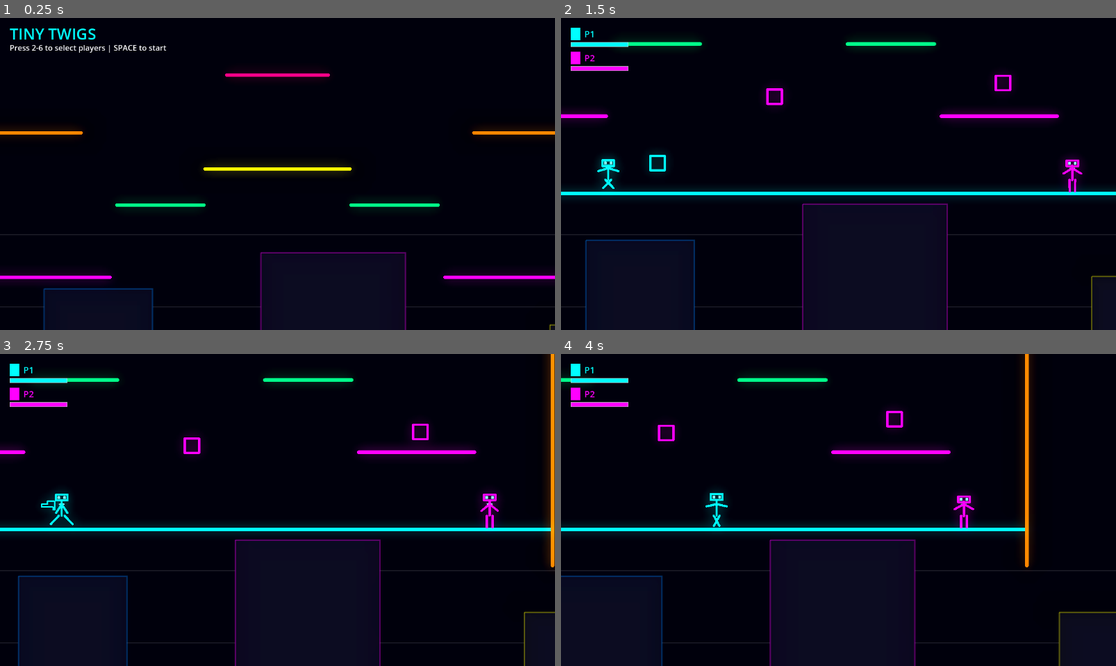
Above: before the commit, frames 1-4 (two rows, left to right).
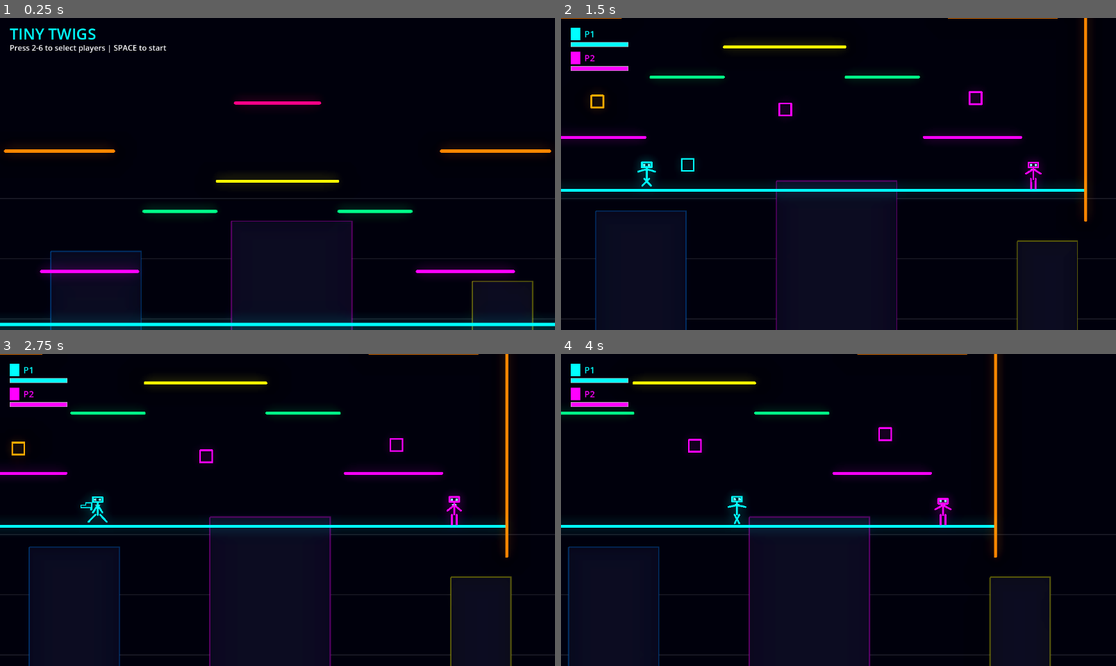
Above: after the commit, the same moments.

Repository: AbstractMelon/tiny-twigs
Game: Godot game, scene res://scenes/main/main.tscn
Same seed, same stepped clock (60 frames per second), same inputs: the game is played once before the commit and once after it.
Inputs:
- Up to frame 1 (0.25 s): no input
- Up to frame 2 (1.5 s): tap Enter at 0.5 s; hold D from 0.53 s (still down); tap 2 at 0.6 s; tap Space at 0.77 s; tap 6 at 1.35 s
- Up to frame 3 (2.75 s): tap Space at 1.52 s; release D at 2.03 s; hold A from 2.03 s (still down); tap 0 at 2.1 s
- Up to frame 4 (4 s): release A at 2.78 s; hold D from 2.78 s (still down); tap Q at 2.85 s; tap Space at 3.02, 3.77 s; tap E at 3.6 s

The runs differ from the first frame. In frame 1, 8.9% of the frame differs, in the area x 0-100%, y 17-100%; in frame 2, 8.4%; in frame 3, 9.3%, in the area x 0-100%, y 0-100%; in frame 4, 8.3%.

Commit message:
Fix camera zoom

Diff:
--- a/scenes/main/main.tscn
+++ b/scenes/main/main.tscn
@@ -55,7 +55,7 @@
 
 [node name="Camera2D" type="Camera2D" parent="."]
 position = Vector2(512, 300)
-zoom = Vector2(1.5, 1.5)
+zoom = Vector2(1.25, 1.25)
 
 [node name="WorldEnvironment" type="WorldEnvironment" parent="."]
 environment = SubResource("Environment_neon")
@@ -82,7 +82,7 @@
 texture_scale = 20.0
 
 [node name="Platform1" type="StaticBody2D" parent="Arena"]
-position = Vector2(200, 443)
+position = Vector2(200, 462)
 
 [node name="PlatformShape" type="CollisionShape2D" parent="Arena/Platform1"]
 shape = SubResource("RectangleShape2D_platform1")
@@ -96,7 +96,7 @@
 end_cap_mode = 2
 
 [node name="Platform2" type="StaticBody2D" parent="Arena"]
-position = Vector2(824, 443)
+position = Vector2(824, 462)
 
 [node name="PlatformShape" type="CollisionShape2D" parent="Arena/Platform2"]
 shape = SubResource("RectangleShape2D_platform2")
@@ -110,7 +110,7 @@
 end_cap_mode = 2
 
 [node name="Platform3" type="StaticBody2D" parent="Arena"]
-position = Vector2(512, 293)
+position = Vector2(512, 312)
 
 [node name="PlatformShape" type="CollisionShape2D" parent="Arena/Platform3"]
 shape = SubResource("RectangleShape2D_platform3")
@@ -124,7 +124,7 @@
 end_cap_mode = 2
 
 [node name="Platform4" type="StaticBody2D" parent="Arena"]
-position = Vector2(350, 343)
+position = Vector2(350, 362)
 
 [node name="PlatformShape" type="CollisionShape2D" parent="Arena/Platform4"]
 shape = SubResource("RectangleShape2D_platform4")
@@ -138,7 +138,7 @@
 end_cap_mode = 2
 
 [node name="Platform5" type="StaticBody2D" parent="Arena"]
-position = Vector2(674, 343)
+position = Vector2(674, 362)
 
 [node name="PlatformShape" type="CollisionShape2D" parent="Arena/Platform5"]
 shape = SubResource("RectangleShape2D_platform5")
@@ -152,7 +152,7 @@
 end_cap_mode = 2
 
 [node name="Platform6" type="StaticBody2D" parent="Arena"]
-position = Vector2(150, 243)
+position = Vector2(150, 262)
 
 [node name="PlatformShape" type="CollisionShape2D" parent="Arena/Platform6"]
 shape = SubResource("RectangleShape2D_platform6")
@@ -166,7 +166,7 @@
 end_cap_mode = 2
 
 [node name="Platform7" type="StaticBody2D" parent="Arena"]
-position = Vector2(874, 243)
+position = Vector2(874, 262)
 
 [node name="PlatformShape" type="CollisionShape2D" parent="Arena/Platform7"]
 shape = SubResource("RectangleShape2D_platform7")
@@ -180,7 +180,7 @@
 end_cap_mode = 2
 
 [node name="Platform8" type="StaticBody2D" parent="Arena"]
-position = Vector2(512, 163)
+position = Vector2(512, 182)
 
 [node name="PlatformShape" type="CollisionShape2D" parent="Arena/Platform8"]
 shape = SubResource("RectangleShape2D_platform8")
